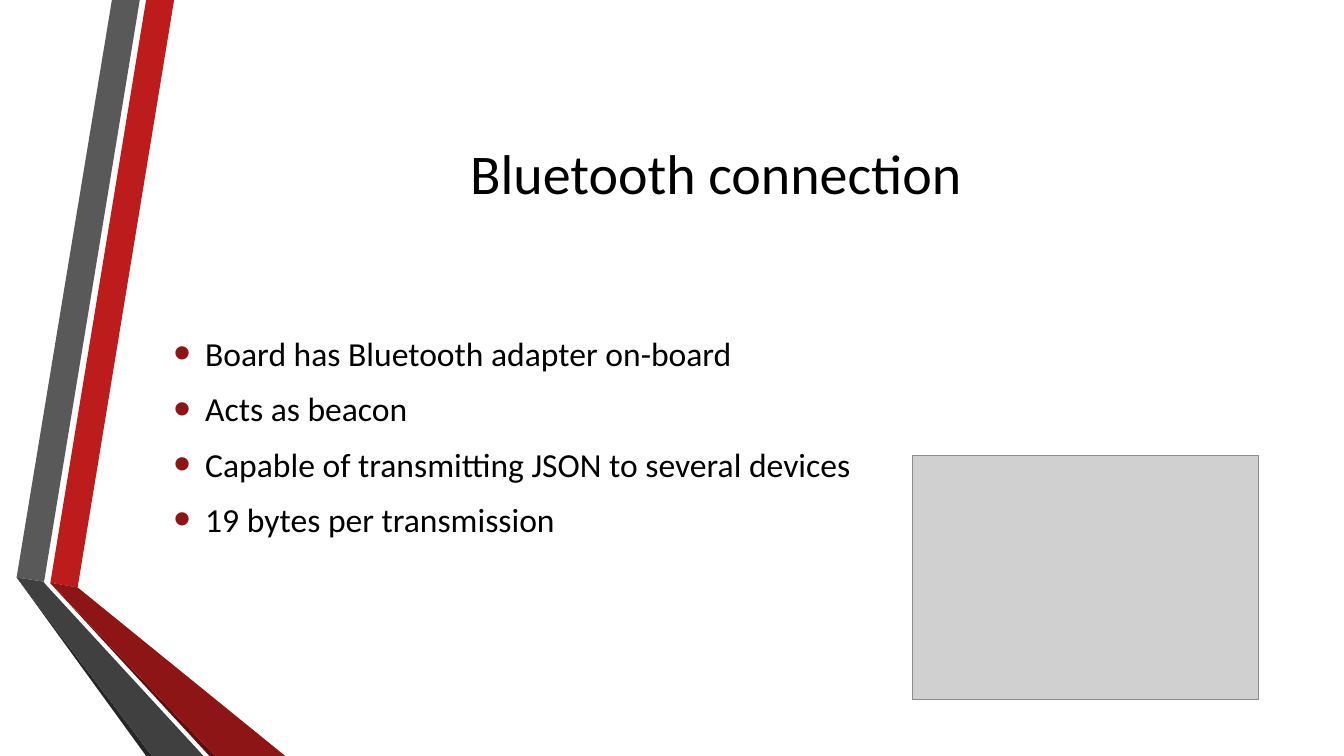
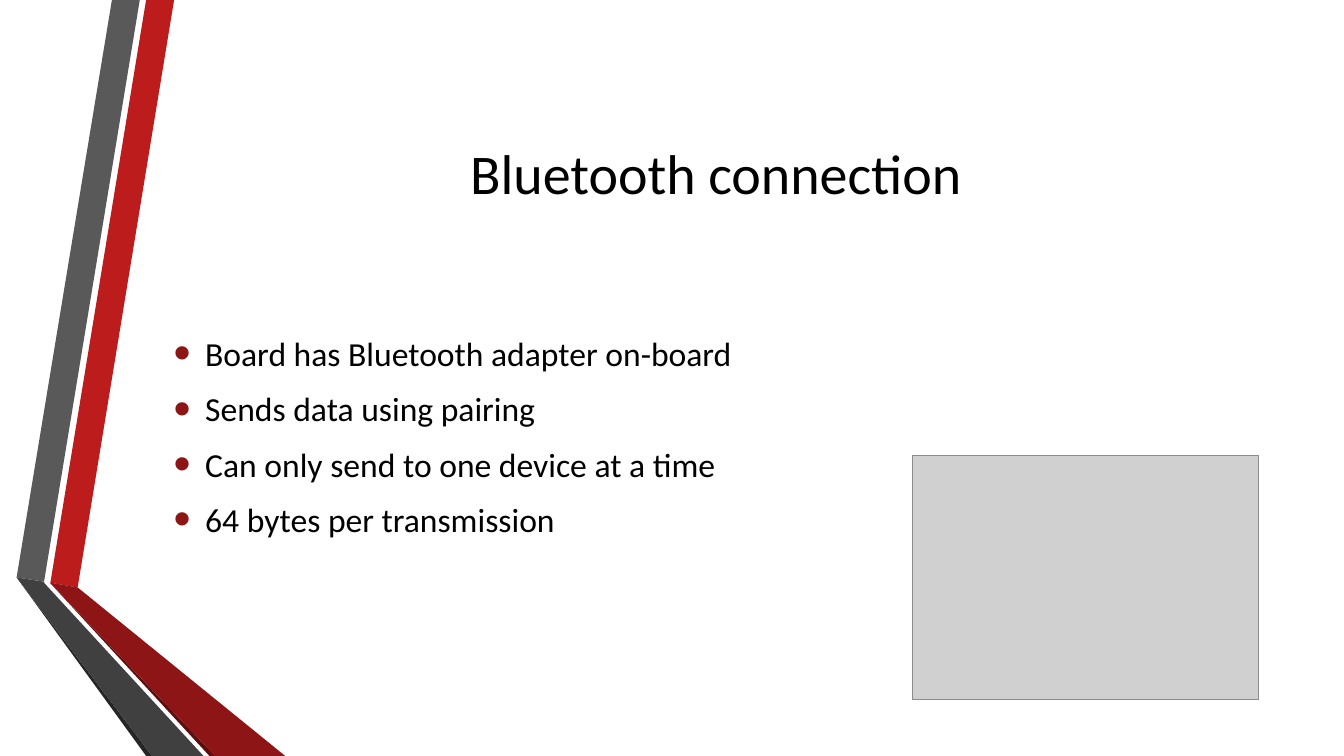
Before and after one commit to ryanzammit/IndoorMonitoring, a slide deck: slide 6 of RCSS/IndoorMonitoring.pptx. Drawn at 1344x756 pixels with LibreOffice and Linux fonts; fonts in the diff are those of the drawing; grey boxes stand for pictures; background and template pictures are left out. Boxes give left, top, right and bottom in pixels: in the first picture for what was removed or moved away, otherwise in the second. Text is boxed around its words. In the diff, an @@ line names an element or a change of style, - is before the commit and + after.

Commit message:
Updated presentation

```diff
--- a/RCSS/IndoorMonitoring.pptx
+++ b/RCSS/IndoorMonitoring.pptx
@@ text at box(205, 397, 715, 538): text changed @@
-• Acts as beacon
-• Capable of transmitting JSON to several devices
-• 19 bytes per transmission
+• Sends data using pairing
+• Can only send to one device at a time
+• 64 bytes per transmission
```
Also in this commit, not shown: 2 slides added, 1 slide removed.
